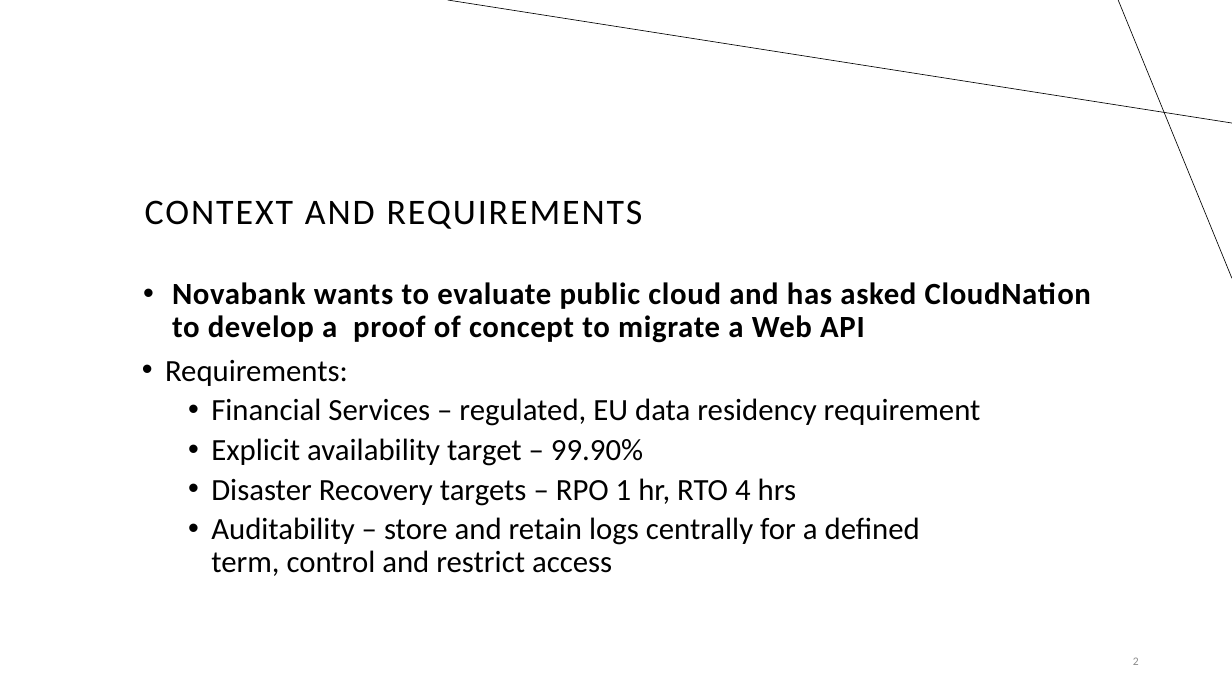
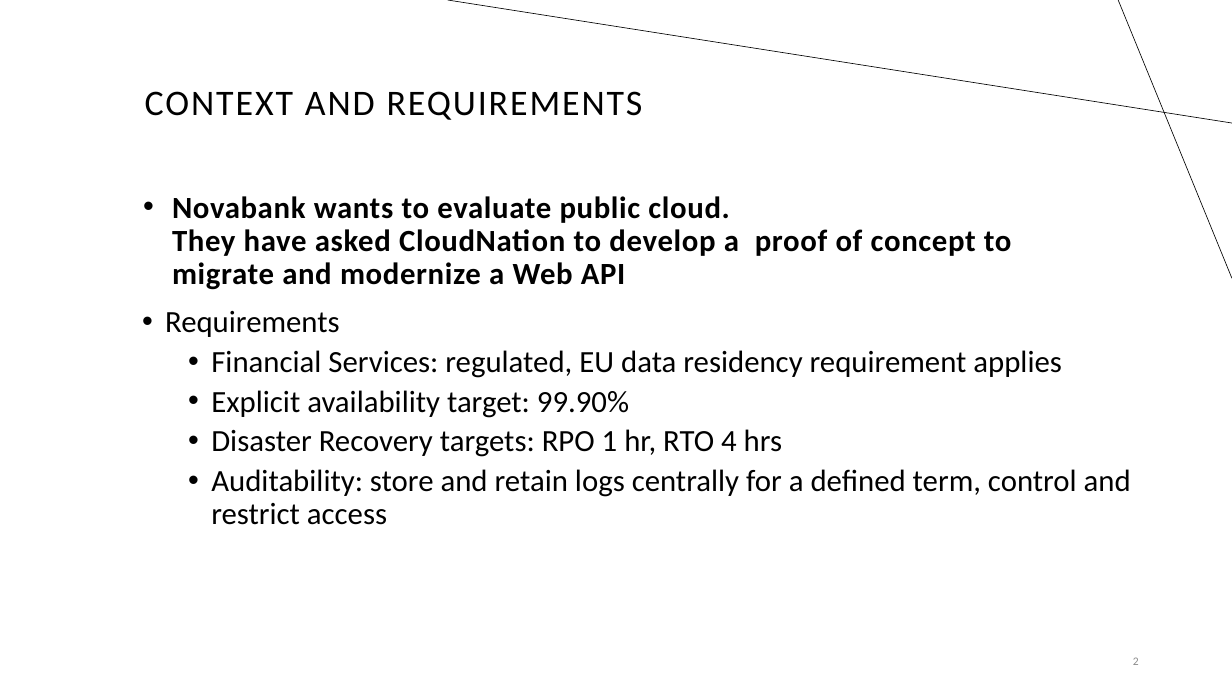
Before and after one commit to mddazure/cloudnation, a slide deck: slide 2 of slides/novabank.pptx. Drawn at 1232x693 pixels with LibreOffice and Linux fonts; fonts in the diff are those of the drawing. Boxes give left, top, right and bottom in pixels: in the first picture for what was removed or moved away, otherwise in the second. Text is boxed around its words. In the diff, an @@ line names an element or a change of style, - is before the commit and + after.

Commit message:
presentation

```diff
--- a/slides/novabank.pptx
+++ b/slides/novabank.pptx
@@ title "CONTEXT AND REQUIREMENTS": place and size @@
-title "CONTEXT AND REQUIREMENTS" at (145, 200, 643, 229)
+title "CONTEXT AND REQUIREMENTS" at (145, 91, 643, 120)
@@ text at (172, 196, 1012, 290): text changed @@
-• Novabank wants to evaluate public cloud and has asked CloudNation to develop a proof of concept to migrate a Web API
+• Novabank wants to evaluate public cloud.
+  They have asked CloudNation to develop a proof of concept to migrate and modernize a Web API
@@ text at (165, 311, 1131, 525): text changed @@
-• Requirements:
-  • Financial Services – regulated, EU data residency requirement
-  • Explicit availability target – 99.90%
-  • Disaster Recovery targets – RPO 1 hr, RTO 4 hrs
-  • Auditability – store and retain logs centrally for a defined term, control and restrict access
+• Requirements
+  • Financial Services: regulated, EU data residency requirement applies
+  • Explicit availability target: 99.90%
+  • Disaster Recovery targets: RPO 1 hr, RTO 4 hrs
+  • Auditability: store and retain logs centrally for a defined term, control and restrict access
```
Also in this commit, not shown: 4 other slides changed, 5 slides added, 1 slide removed.
